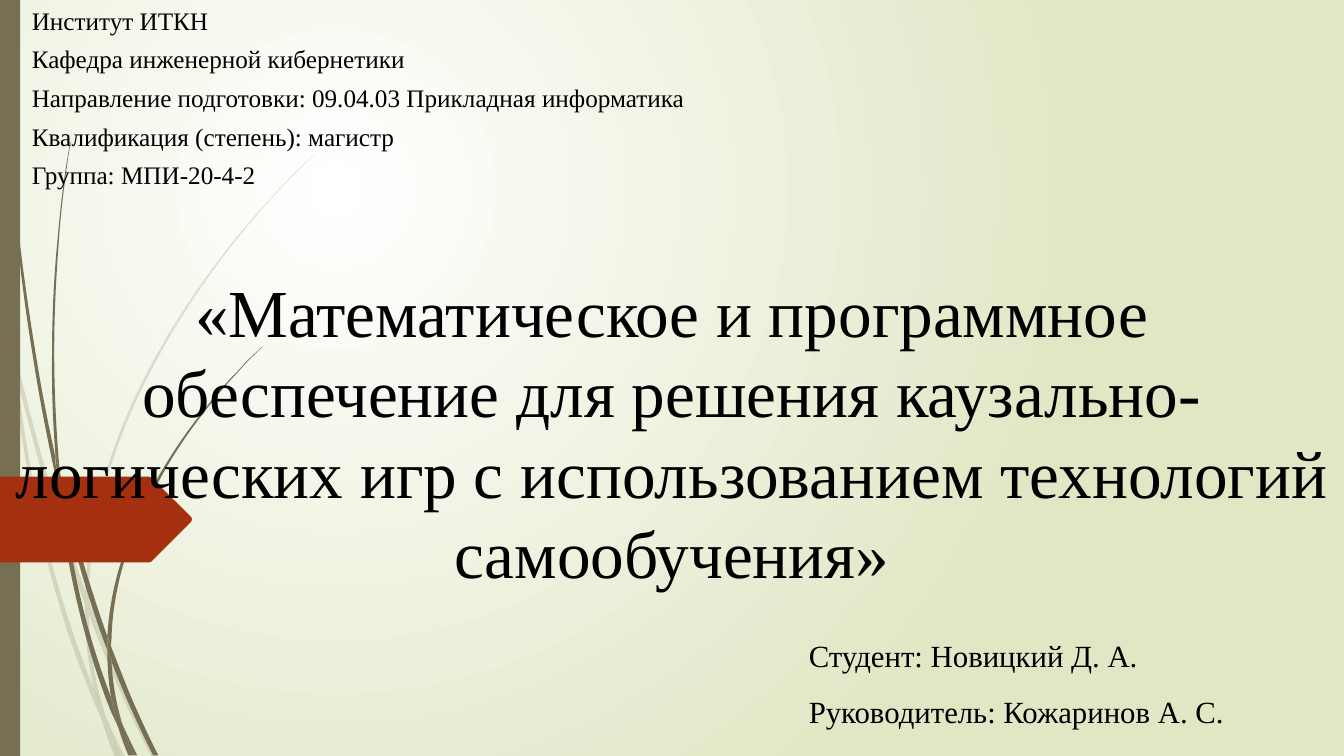
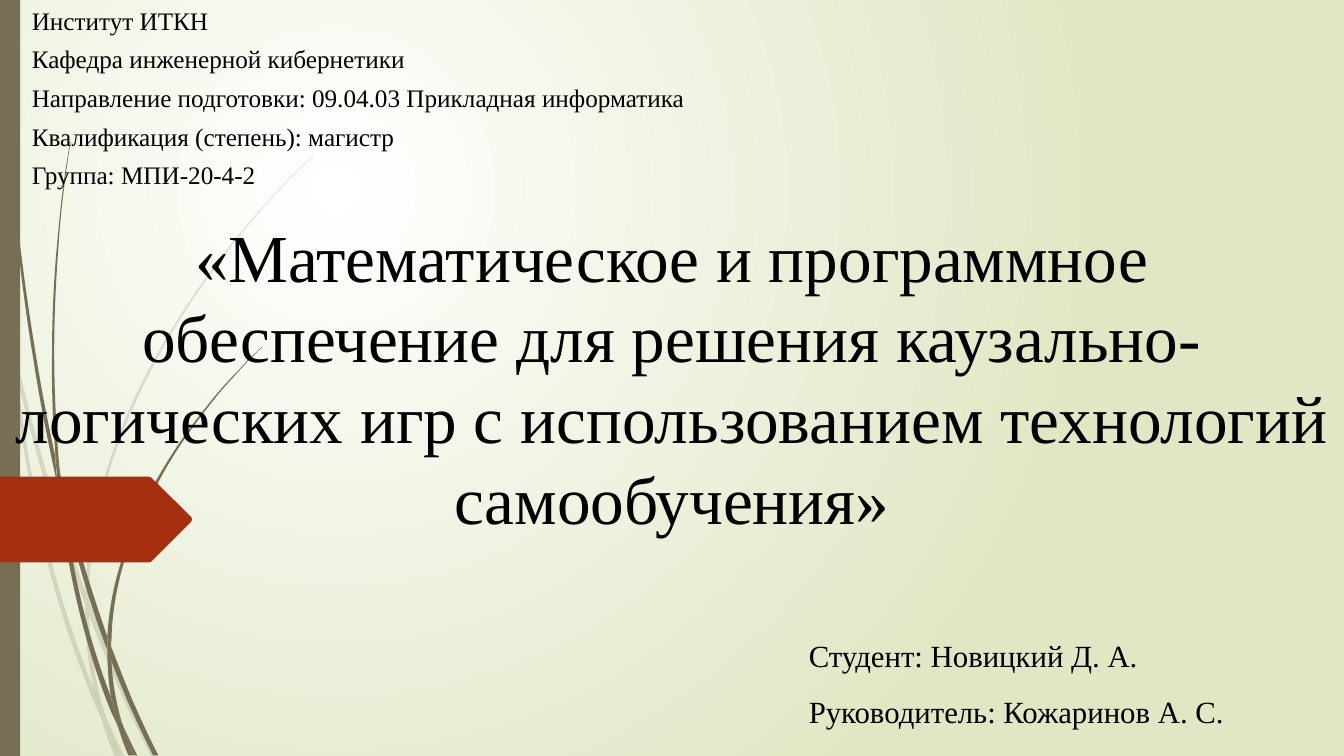
Before and after one commit to xex238/Diploma_2022, a slide deck: slide 1 of docs/Отчёты/ВКР/Новицкий_МПИ-20-4-2_ВКР_Презентация.pptx. Drawn at 1344x756 pixels with LibreOffice and Linux fonts; fonts in the diff are those of the drawing. Boxes give left, top, right and bottom in pixels: in the first picture for what was removed or moved away, otherwise in the second. Text is boxed around its words. In the diff, an @@ line names an element or a change of style, - is before the commit and + after.

```diff
--- a/docs/Отчёты/ВКР/Новицкий_МПИ-20-4-2_ВКР_Презентация.pptx
+++ b/docs/Отчёты/ВКР/Новицкий_МПИ-20-4-2_ВКР_Презентация.pptx
@@ text "«Математическое и программное обеспечение для ...": place and size @@
-text "«Математическое и программное обеспечение для ..." at box(16, 293, 1327, 591)
+text "«Математическое и программное обеспечение для ..." at box(16, 238, 1327, 536)
```
Also in this commit, not shown: 3 slides added, 1 slide removed, 32 other files.
